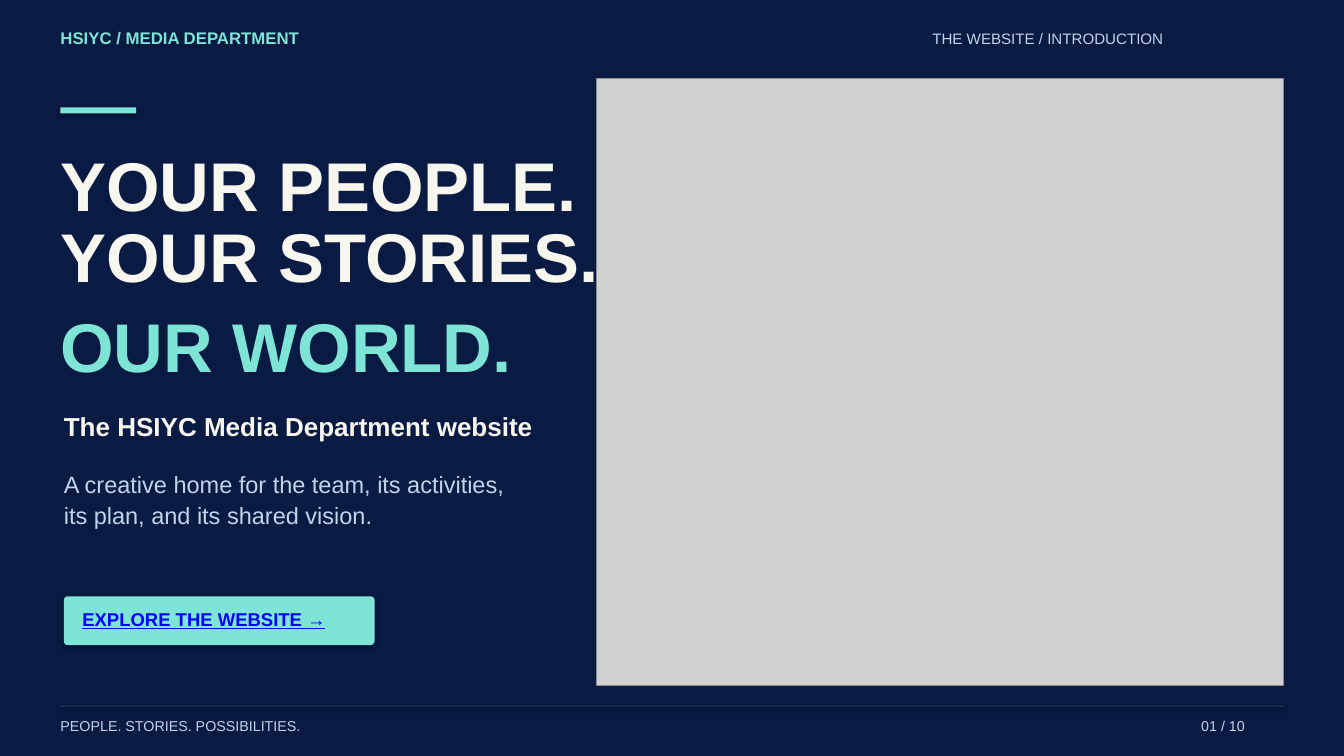
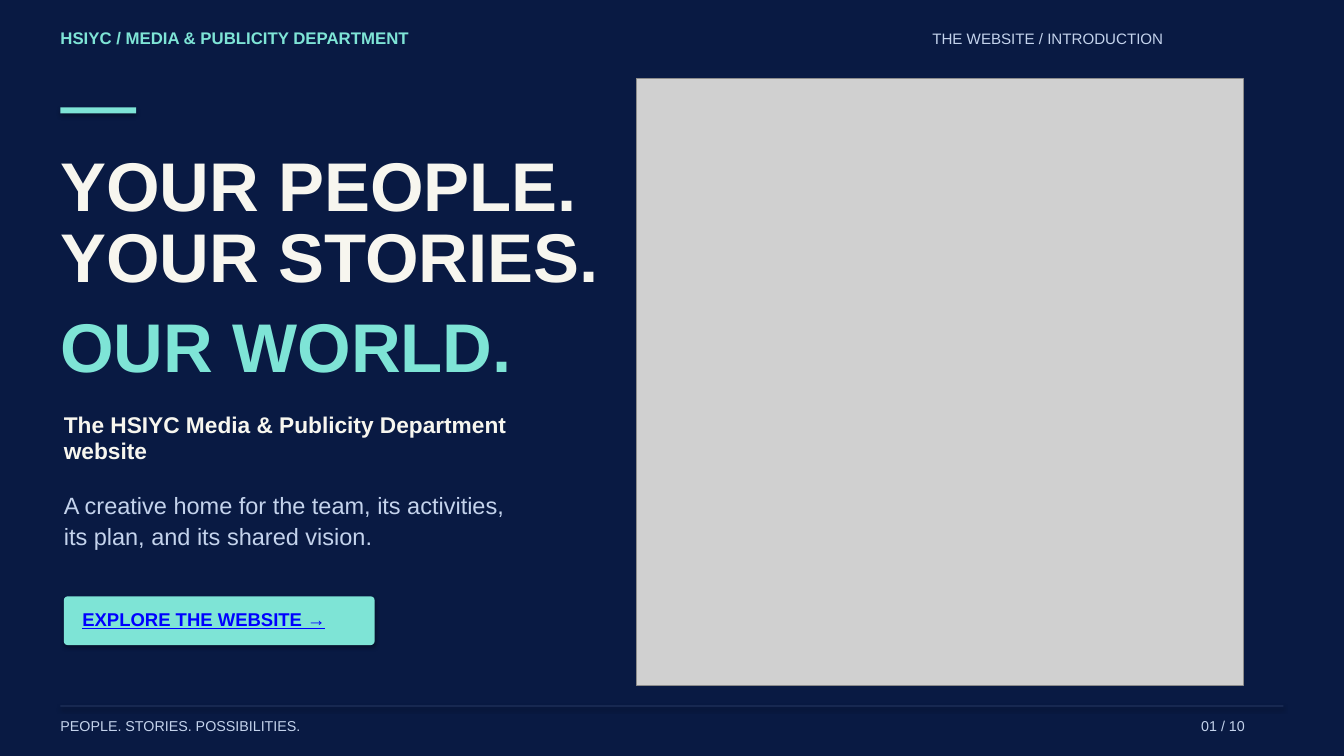
Before and after one commit to sami124-coder/Media-department-, a slide deck: slide 1 of downloads/HSIYC-Website-Presentation.pptx. Drawn at 1344x756 pixels with LibreOffice and Linux fonts; fonts in the diff are those of the drawing; grey boxes stand for pictures. Boxes give left, top, right and bottom in pixels: in the first picture for what was removed or moved away, otherwise in the second. Text is boxed around its words. In the diff, an @@ line names an element or a change of style, - is before the commit and + after.

Commit message:
Apply department logo to website and presentation

```diff
--- a/downloads/HSIYC-Website-Presentation.pptx
+++ b/downloads/HSIYC-Website-Presentation.pptx
@@ text at box(60, 32, 408, 44): text changed @@
-HSIYC / MEDIA DEPARTMENT
+HSIYC / MEDIA & PUBLICITY DEPARTMENT
@@ picture: place and size @@
-picture at box(597, 79, 1285, 686)
+picture at box(637, 79, 1244, 686)
@@ text at box(64, 416, 506, 460): text changed; size 18.6 to 16.2 pt @@
-The HSIYC Media Department website
+The HSIYC Media & Publicity Department
+website
@@ text "A creative home for the ...": place and size @@
-text "A creative home for the ..." at box(64, 476, 504, 529)
+text "A creative home for the ..." at box(64, 497, 504, 550)
```
Also in this commit, not shown: 9 other slides changed, 7 other files.
